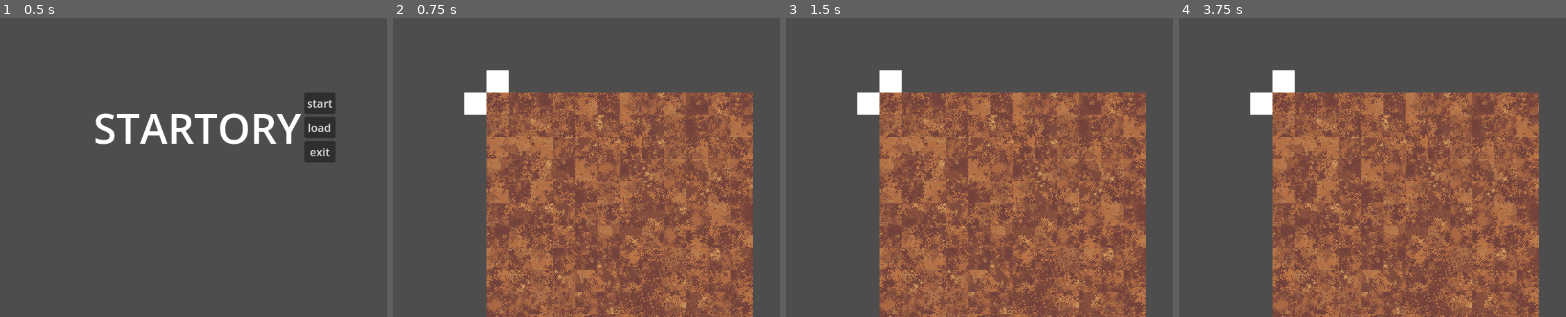
Above: before the commit, frames 1-4 (left to right).
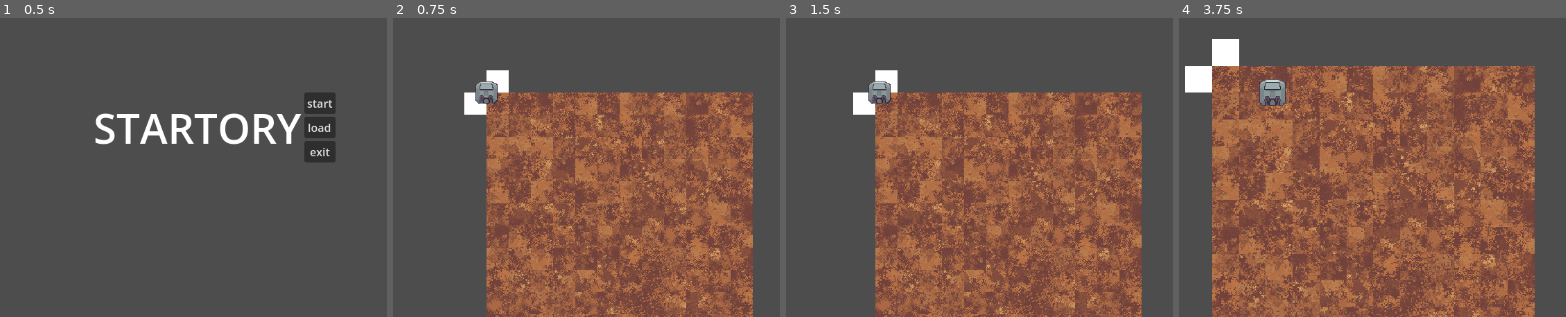
Above: after the commit, the same moments.

Repository: DennisFan11/Startory
Game: Godot game, scene res://main_ctrl.tscn
Two runs of this game, one before a commit and one after it. Both use one fixed random seed, a clock stepped at 60 frames per second and the inputs below.
Inputs (mouse positions are in pixels of both pictures, inside the frame that each line leads up to):
- Up to frame 1 (0.5 s): no input
- Up to frame 2 (0.75 s): click "start" at 0.5 s
- Up to frame 3 (1.5 s): tap Enter at 1.25 s; move the mouse to (1056, 68) at 1.27 s; hold D (right, bound only after the commit) from 1.28 s (still down); hold Right mouse button (aim, bound only after the commit) from 1.28 s (still down)
- Up to frame 4 (3.75 s): tap Shift (shift, bound only after the commit) at 1.55, 2.1 s; move the mouse to (outside the picture) at 2.02 s; release D (right, bound only after the commit) at 2.03 s; release Right mouse button (aim, bound only after the commit) at 2.03 s; hold S (down, bound only after the commit) 2.03-2.78 s; click (outside the picture) at 2.3 s; move the mouse to (outside the picture) at 2.77 s; press the mouse at (outside the picture) at 2.78 s; hold D (right, bound only after the commit) 2.78-3.53 s; tap Mouse wheel up (zoom_in, bound only after the commit) at 3.05, 3.6 s; move the mouse to (1233, 182) at 3.52 s; release the mouse at (1233, 182) at 3.53 s; hold W (up, bound only after the commit) from 3.53 s (still down)

Frame 1 is identical in both runs. In frame 2, 0.4% of the frame differs, in the area x 21-28%, y 21-29%; in frame 3, 21%; in frame 4, 46%, in the area x 1-94%, y 7-100%.

Commit message:
frame3

Diff:
--- a/global.gd
+++ b/global.gd
@@ -2,13 +2,28 @@
 var ctrl
 var Gctrl
 var map = {}
+var damp = 5 #每幀pix
 
-var player_position = Vector2(0, 0)
+
+var speed:float = 3 #每幀pix
+var max_speed:float = 50
+var max_run_speed:float = 80
+var player_position:Vector2 = Vector2.ZERO
+var move_vector:Vector2 = Vector2.ZERO
+var running:bool = false
+var shooting:bool = false
+var aim:bool = false
+
+var hp:int = 10
+
 
 var block_size = 32
 var chunk_size = 6
 var chunk_array_load = empty_chunk_array(3) #9*9
 var chunk_array_loaded = []
+
+
+
 
 
 
--- a/project.godot
+++ b/project.godot
@@ -20,6 +20,58 @@
 Global="*res://global.gd"
 BlockId="*res://block_id.gd"
 
+[input]
+
+up={
+"deadzone": 0.5,
+"events": [Object(InputEventKey,"resource_local_to_scene":false,"resource_name":"","device":-1,"window_id":0,"alt_pressed":false,"shift_pressed":false,"ctrl_pressed":false,"meta_pressed":false,"pressed":false,"keycode":0,"physical_keycode":87,"key_label":0,"unicode":119,"echo":false,"script":null)
+]
+}
+down={
+"deadzone": 0.5,
+"events": [Object(InputEventKey,"resource_local_to_scene":false,"resource_name":"","device":-1,"window_id":0,"alt_pressed":false,"shift_pressed":false,"ctrl_pressed":false,"meta_pressed":false,"pressed":false,"keycode":0,"physical_keycode":83,"key_label":0,"unicode":115,"echo":false,"script":null)
+]
+}
+right={
+"deadzone": 0.5,
+"events": [Object(InputEventKey,"resource_local_to_scene":false,"resource_name":"","device":-1,"window_id":0,"alt_pressed":false,"shift_pressed":false,"ctrl_pressed":false,"meta_pressed":false,"pressed":false,"keycode":0,"physical_keycode":68,"key_label":0,"unicode":100,"echo":false,"script":null)
+]
+}
+left={
+"deadzone": 0.5,
+"events": [Object(InputEventKey,"resource_local_to_scene":false,"resource_name":"","device":-1,"window_id":0,"alt_pressed":false,"shift_pressed":false,"ctrl_pressed":false,"meta_pressed":false,"pressed":false,"keycode":0,"physical_keycode":65,"key_label":0,"unicode":97,"echo":false,"script":null)
+]
+}
+shift={
+"deadzone": 0.5,
+"events": [Object(InputEventKey,"resource_local_to_scene":false,"resource_name":"","device":-1,"window_id":0,"alt_pressed":false,"shift_pressed":false,"ctrl_pressed":false,"meta_pressed":false,"pressed":false,"keycode":0,"physical_keycode":4194325,"key_label":0,"unicode":0,"echo":false,"script":null)
+]
+}
+shot={
+"deadzone": 0.5,
+"events": [Object(InputEventMouseButton,"resource_local_to_scene":false,"resource_name":"","device":-1,"window_id":0,"alt_pressed":false,"shift_pressed":false,"ctrl_pressed":false,"meta_pressed":false,"button_mask":0,"position":Vector2(0, 0),"global_position":Vector2(0, 0),"factor":1.0,"button_index":1,"canceled":false,"pressed":false,"double_click":false,"script":null)
+]
+}
+aim={
+"deadzone": 0.5,
+"events": [Object(InputEventMouseButton,"resource_local_to_scene":false,"resource_name":"","device":-1,"window_id":0,"alt_pressed":false,"shift_pressed":false,"ctrl_pressed":false,"meta_pressed":false,"button_mask":0,"position":Vector2(0, 0),"global_position":Vector2(0, 0),"factor":1.0,"button_index":2,"canceled":false,"pressed":false,"double_click":false,"script":null)
+]
+}
+zoom_in={
+"deadzone": 0.5,
+"events": [Object(InputEventMouseButton,"resource_local_to_scene":false,"resource_name":"","device":-1,"window_id":0,"alt_pressed":false,"shift_pressed":false,"ctrl_pressed":false,"meta_pressed":false,"button_mask":8,"position":Vector2(124, 19),"global_position":Vector2(128, 60),"factor":1.0,"button_index":4,"canceled":false,"pressed":true,"double_click":false,"script":null)
+]
+}
+zoom_out={
+"deadzone": 0.5,
+"events": [Object(InputEventMouseButton,"resource_local_to_scene":false,"resource_name":"","device":-1,"window_id":0,"alt_pressed":false,"shift_pressed":false,"ctrl_pressed":false,"meta_pressed":false,"button_mask":16,"position":Vector2(78, 16),"global_position":Vector2(82, 57),"factor":1.0,"button_index":5,"canceled":false,"pressed":true,"double_click":false,"script":null)
+]
+}
+
+[physics]
+
+2d/default_gravity=0.0
+
 [rendering]
 
 textures/canvas_textures/default_texture_filter=3
--- a/scenes/game_ctrl/game_ctrl.tscn
+++ b/scenes/game_ctrl/game_ctrl.tscn
@@ -1,9 +1,17 @@
-[gd_scene load_steps=3 format=3 uid="uid://b531acq8g2lej"]
+[gd_scene load_steps=4 format=3 uid="uid://b531acq8g2lej"]
 
 [ext_resource type="Script" path="res://scenes/game_ctrl/map.gd" id="1_o7naf"]
 [ext_resource type="Script" path="res://scenes/game_ctrl/player.gd" id="2_dl0wq"]
+[ext_resource type="PackedScene" uid="uid://bau7larbfgj5" path="res://scenes/player_body/player_body.tscn" id="3_efjsl"]
 
 [node name="game_ctrl" type="Node"]
+
+[node name="Polygon2D" type="Polygon2D" parent="."]
+polygon = PackedVector2Array(0, 0, 0, -32, 32, -32, 32, 0)
+
+[node name="Polygon2D2" type="Polygon2D" parent="."]
+position = Vector2(-8, -8)
+polygon = PackedVector2Array(8, 8, -24, 8, -24, 40, 8, 40, 8, 24)
 
 [node name="map" type="Node2D" parent="."]
 script = ExtResource("1_o7naf")
@@ -13,9 +21,4 @@
 
 [node name="Camera" type="Camera2D" parent="player"]
 
-[node name="Polygon2D" type="Polygon2D" parent="."]
-polygon = PackedVector2Array(0, 0, 0, -32, 32, -32, 32, 0)
-
-[node name="Polygon2D2" type="Polygon2D" parent="."]
-position = Vector2(-8, -8)
-polygon = PackedVector2Array(8, 8, -24, 8, -24, 40, 8, 40, 8, 24)
+[node name="player_body" parent="." instance=ExtResource("3_efjsl")]
--- a/scenes/game_ctrl/player.gd
+++ b/scenes/game_ctrl/player.gd
@@ -1,13 +1,43 @@
 extends Node2D
 
-# Called when the node enters the scene tree for the first time.
-func _ready():
-	pass # Replace with function body.
 
 func _process(delta):
-	var pos = Global.player_position
-	pos = $Camera.position
+	_camera()
+
+func _physics_process(delta):
+	_player_action()
+
+func _player_action():
+	var i = Vector2.ZERO
+	var run = false
+	var shot = false
+	var aim = false
+	if Input.is_action_pressed("up"):
+		i.y-=1
+	if Input.is_action_pressed("down"):
+		i.y+=1
+	if Input.is_action_pressed("left"):
+		i.x-=1
+	if Input.is_action_pressed("right"):
+		i.x+=1
+	if Input.is_action_pressed("shift"):
+		run=true
+	if Input.is_action_pressed("shot"):
+		shot=true
+	if Input.is_action_pressed("aim"):
+		aim=true
+	Global.move_vector = i.normalized()
+	Global.running = run
+	Global.shooting = shot
+	Global.aim = aim
 
 
-func _physics_process(delta):
-	pass
+
+
+func _camera():
+	if Input.is_action_just_pressed("zoom_in"):
+		$Camera.zoom *=1.1
+	if Input.is_action_just_pressed("zoom_out"):
+		$Camera.zoom *=0.9
+	var pos = Global.player_position
+	$Camera.position = pos
--- /dev/null
+++ b/scenes/player_body/blood_meat.tscn
@@ -0,0 +1,11 @@
+[gd_scene load_steps=2 format=3 uid="uid://cg6ufw1ffh6kv"]
+
+[ext_resource type="Texture2D" uid="uid://c7fptoa2st1lw" path="res://asset_lib/sprites/blood_meat.png" id="1_4vnmd"]
+
+[node name="blood_meat" type="Line2D"]
+texture_repeat = 2
+points = PackedVector2Array(32, 0, 0, 0)
+texture = ExtResource("1_4vnmd")
+texture_mode = 1
+begin_cap_mode = 1
+end_cap_mode = 1
--- /dev/null
+++ b/scenes/player_body/foot.gd
@@ -0,0 +1,8 @@
+@tool
+extends Path2D
+func _ready():
+	$blood_meat.position=Vector2(0,0)
+
+func _process(delta):
+	var points = curve.get_baked_points()
+	$blood_meat.points=points
--- /dev/null
+++ b/scenes/player_body/foot.tscn
@@ -0,0 +1,18 @@
+[gd_scene load_steps=4 format=3 uid="uid://cyibugd1tm4ah"]
+
+[ext_resource type="Script" path="res://scenes/player_body/foot.gd" id="1_uqyca"]
+[ext_resource type="PackedScene" uid="uid://cg6ufw1ffh6kv" path="res://scenes/player_body/blood_meat.tscn" id="2_pxnim"]
+
+[sub_resource type="Curve2D" id="Curve2D_prcrm"]
+_data = {
+"points": PackedVector2Array(0, 0, 0, 0, 0, 0, -10.0226, -5.23403, 10.0226, 5.23403, 15, 38, 0, 0, 0, 0, 29, 40)
+}
+point_count = 3
+
+[node name="foot" type="Path2D"]
+curve = SubResource("Curve2D_prcrm")
+script = ExtResource("1_uqyca")
+
+[node name="blood_meat" parent="." instance=ExtResource("2_pxnim")]
+show_behind_parent = true
+points = PackedVector2Array(0, 0, 0.233448, 1.41814, 0.93432, 5.20146, 1.46029, 7.75926, 2.10341, 10.6434, 2.86379, 13.7655, 3.74152, 17.0372, 4.7367, 20.3703, 5.84944, 23.6765, 7.07982, 26.8672, 8.42796, 29.8544, 9.89395, 32.5496, 11.4779, 34.8644, 15, 38, 18.4791, 39.5887, 21.4158, 40.5206, 25.7585, 40.9628, 29, 40)
--- /dev/null
+++ b/scenes/player_body/player_body.gd
@@ -0,0 +1,20 @@
+extends Node2D
+
+
+# Called when the node enters the scene tree for the first time.
+func _ready():
+	$body.position = Global.player_position
+	$body.linear_damp = Global.damp
+
+func _physics_process(delta):
+	var max
+	if Global.running == true:
+		max = Global.max_run_speed
+	else:
+		max = Global.max_speed
+	var vec = Global.move_vector * (Global.speed + Global.damp)
+
+	if ($body.linear_velocity + vec).length() <= max:
+		$body.apply_central_impulse(vec)
+
+	Global.player_position=$body.position
--- /dev/null
+++ b/scenes/player_body/player_body.tscn
@@ -0,0 +1,20 @@
+[gd_scene load_steps=4 format=3 uid="uid://bau7larbfgj5"]
+
+[ext_resource type="Script" path="res://scenes/player_body/player_body.gd" id="1_vl6mk"]
+[ext_resource type="Texture2D" uid="uid://dt2y3dlr6pylr" path="res://asset_lib/sprites/suit01.png" id="2_6equy"]
+
+[sub_resource type="CircleShape2D" id="CircleShape2D_ueqfl"]
+radius = 16.0
+
+[node name="player_body" type="Node2D"]
+script = ExtResource("1_vl6mk")
+
+[node name="body" type="RigidBody2D" parent="."]
+
+[node name="sprite" type="Sprite2D" parent="body"]
+position = Vector2(4.76837e-07, 4.76837e-07)
+scale = Vector2(0.5, 0.5)
+texture = ExtResource("2_6equy")
+
+[node name="CollisionShape2D" type="CollisionShape2D" parent="body"]
+shape = SubResource("CircleShape2D_ueqfl")
Binary file added: asset_lib/sprites/blood_meat.aseprite
Binary file added: asset_lib/sprites/blood_meat.png
Not shown, added: asset_lib/sprites/blood_meat.png.import
